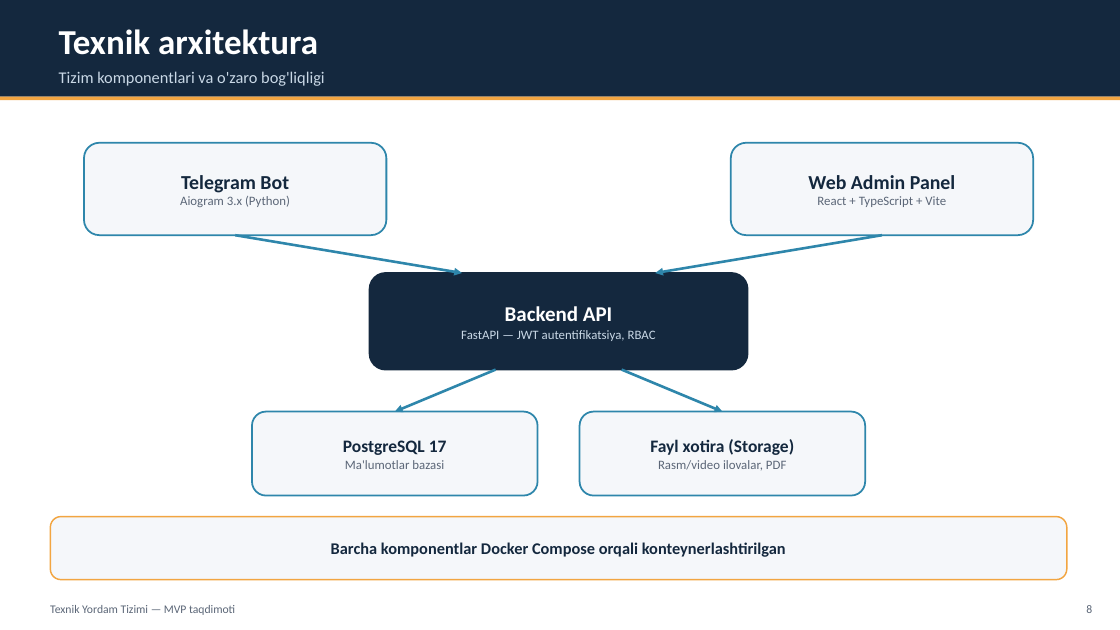
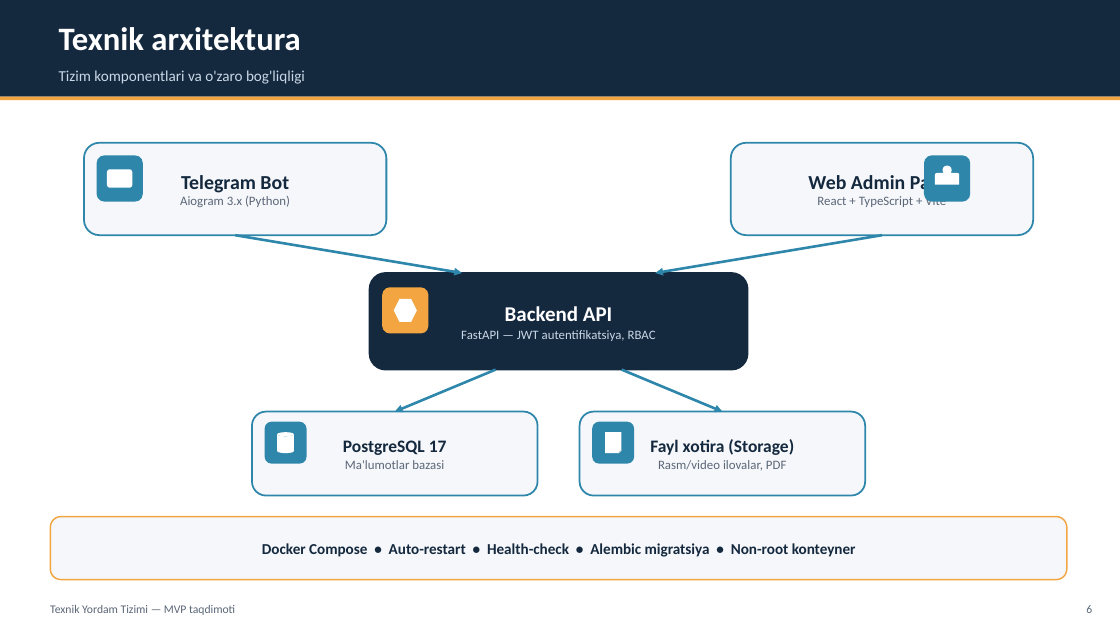
Before and after one commit to Avazbek2107/guldu_bot, a slide deck: slide 6 of Texnik_Yordam_Tizimi_MVP_Taqdimot.pptx (slide 8 before the commit). Drawn at 1120x630 pixels with LibreOffice and Linux fonts; fonts in the diff are those of the drawing. Boxes give left, top, right and bottom in pixels: in the first picture for what was removed or moved away, otherwise in the second. Text is boxed around its words. In the diff, an @@ line names an element or a change of style, - is before the commit and + after.

```diff
--- a/Texnik_Yordam_Tizimi_MVP_Taqdimot.pptx
+++ b/Texnik_Yordam_Tizimi_MVP_Taqdimot.pptx
@@ text "Texnik arxitektura" at (59,27,300,51): size 30 to 28 pt @@
@@ text "Tizim komponentlari va o'zaro bog'liqligi" at (59,70,305,84): size 14 to 13 pt @@
@@ rounded rectangle added at (97,155,143,202), fill #2E86AB @@
@@ rounded rectangle added at (107,170,132,188), fill #FFFFFF @@
@@ rounded rectangle added at (924,155,970,202), fill #2E86AB @@
@@ round same rect added at (935,173,960,185), fill #FFFFFF @@
@@ ellipse added at (943,166,952,175), fill #FFFFFF @@
@@ rounded rectangle added at (382,287,429,334), fill #F2A541 @@
@@ hexagon added at (394,299,418,323), fill #FFFFFF @@
@@ rounded rectangle added at (265,422,307,464), fill #2E86AB @@
@@ cylinder added at (277,432,294,453), fill #FFFFFF @@
@@ rounded rectangle added at (592,422,634,464), fill #2E86AB @@
@@ folded corner added at (605,432,622,453), fill #FFFFFF @@
@@ text in rounded rectangle at (262,543,856,557): text changed; size 14 to 13 pt @@
-Barcha komponentlar Docker Compose orqali konteynerlashtirilgan
+Docker Compose • Auto-restart • Health-check • Alembic migratsiya • Non-root konteyner
```
Also in this commit, not shown: 5 other slides changed, 3 slides added, 6 slides removed.
